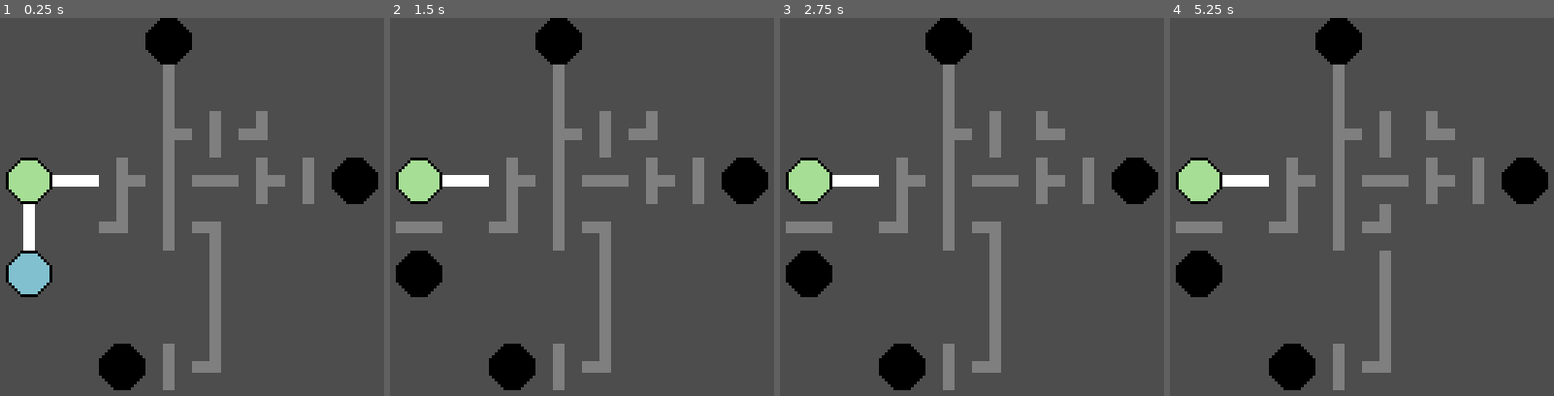
Above: before the commit, frames 1-4 (left to right).
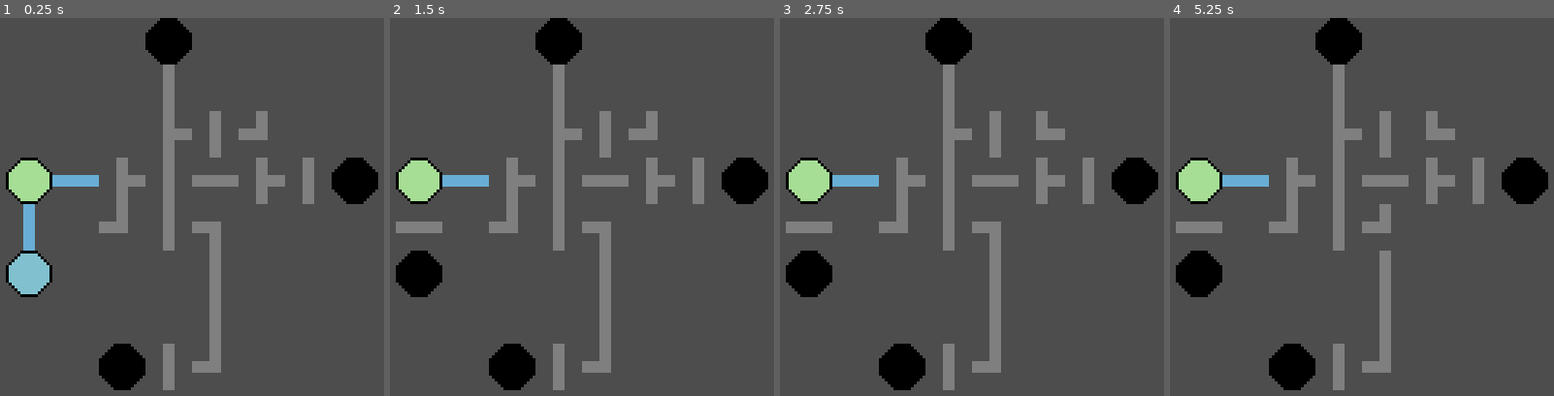
Above: after the commit, the same moments.

Repository: OverloadedOrama/Obsidian
Game: Godot game, scene res://src/network.tscn
Same seed, same stepped clock (60 frames per second), same inputs: the game is played once before the commit and once after it.
Inputs (mouse positions are in pixels of both pictures, inside the frame that each line leads up to):
- Up to frame 1 (0.25 s): no input
- Up to frame 2 (1.5 s): tap Enter at 0.5 s; move the mouse to (724, 207) at 0.52 s; click (724, 207) at 0.67 s; tap Space at 1.25 s; move the mouse to (409, 248) at 1.27 s; click (409, 248) at 1.42 s
- Up to frame 3 (2.75 s): tap Enter at 2 s; move the mouse to (1021, 135) at 2.02 s; click (1021, 135) at 2.17 s
- Up to frame 4 (5.25 s): tap Space at 2.75, 4.25 s; move the mouse to (1300, 312) at 2.77 s; click (1300, 312) at 2.92 s; tap Enter at 3.5 s; move the mouse to (outside the picture) at 3.52 s; click (outside the picture) at 3.67 s; move the mouse to (outside the picture) at 4.27 s; click (outside the picture) at 4.42 s; move the mouse to (1377, 225) at 5.02 s; click (1377, 225) at 5.17 s

The runs differ from the first frame. In frame 1, 0.7% of the frame differs, in the area x 6-26%, y 41-62%; in frame 2, 0.4%; in frame 3, 0.4%; in frame 4, 0.4%.

Commit message:
Very unoptimal way to fix bugs
Everytime something changes, the entire grid gets de-activated and then checks if pipes are active again

Diff:
--- a/src/network.gd
+++ b/src/network.gd
@@ -2,7 +2,6 @@
 
 @export var grid_size := Vector2i(8, 8)
 @onready var tile_map: TileMap = $TileMap
-
 
 
 func _ready() -> void:
@@ -22,9 +21,15 @@
 					if alternative_tile > 3:
 						alternative_tile = 0
 					tile_map.set_cell(0, coords, 1, atlas_coords, alternative_tile)
-				#var new_tile_data := tile_map.get_cell_tile_data(0, coords)
-				#check_if_active(new_tile_data, coords)
+				deactivate_entire_grid()
 				check_entire_grid()
+
+
+func deactivate_entire_grid() -> void:
+	for x in grid_size.x:
+		for y in grid_size.y:
+			var coords := Vector2i(x, y)
+			toggle_tile(coords, false)
 
 
 func check_entire_grid() -> void:
@@ -40,7 +45,6 @@
 
 
 func check_if_active(tile_data: TileData, coords: Vector2i) -> bool:
-	var atlas_coords := tile_map.get_cell_atlas_coords(0, coords)
 	var look_at_1 := tile_data.get_custom_data("look_at_1") as Vector2i
 	var look_at_2 := tile_data.get_custom_data("look_at_2") as Vector2i
 	var look_at_3 := tile_data.get_custom_data("look_at_3") as Vector2i
@@ -54,25 +58,7 @@
 	var active_neighbor_3 := is_neighbor_active(neighbor_3, coords, look_at_3)
 	var active_neighbor_4 := is_neighbor_active(neighbor_4, coords, look_at_4)
 	var is_active := active_neighbor_1 or active_neighbor_2 or active_neighbor_3 or active_neighbor_4
-	var alternative_tile := tile_map.get_cell_alternative_tile(0, coords)
-	var has_changed := false
-	if is_active:
-		if atlas_coords == Vector2i(2, 0):
-			tile_map.set_cell(0, coords, 1, Vector2i(1, 0), alternative_tile)
-			has_changed = true
-		elif atlas_coords.y == 2:
-			atlas_coords.y = 1
-			tile_map.set_cell(0, coords, 1, atlas_coords, alternative_tile)
-			has_changed = true
-	else:
-		if atlas_coords == Vector2i(1, 0):
-			tile_map.set_cell(0, coords, 1, Vector2i(2, 0), alternative_tile)
-			has_changed = true
-		elif atlas_coords.y == 1:
-			atlas_coords.y = 2
-			tile_map.set_cell(0, coords, 1, atlas_coords, alternative_tile)
-			has_changed = true
-	return has_changed
+	return toggle_tile(coords, is_active)
 
 
 func is_neighbor_active(neighbor_data: TileData, coords: Vector2i, look_at_dir: Vector2i) -> bool:
@@ -100,3 +86,28 @@
 		if dir == -look_at_dir:
 			can_activate = true
 	return can_activate
+
+
+func toggle_tile(coords: Vector2i, activate: bool) -> bool:
+	var has_changed := false
+	var atlas_coords := tile_map.get_cell_atlas_coords(0, coords)
+	if atlas_coords == Vector2i(0, 0):  # Never de-activate the source
+		return false
+	var alternative_tile := tile_map.get_cell_alternative_tile(0, coords)
+	if activate:
+		if atlas_coords == Vector2i(2, 0):
+			tile_map.set_cell(0, coords, 1, Vector2i(1, 0), alternative_tile)
+			has_changed = true
+		elif atlas_coords.y == 2:
+			atlas_coords.y = 1
+			tile_map.set_cell(0, coords, 1, atlas_coords, alternative_tile)
+			has_changed = true
+	else:
+		if atlas_coords == Vector2i(1, 0):
+			tile_map.set_cell(0, coords, 1, Vector2i(2, 0), alternative_tile)
+			has_changed = true
+		elif atlas_coords.y == 1:
+			atlas_coords.y = 2
+			tile_map.set_cell(0, coords, 1, atlas_coords, alternative_tile)
+			has_changed = true
+	return has_changed
Binary file changed: assets/tileset.png
